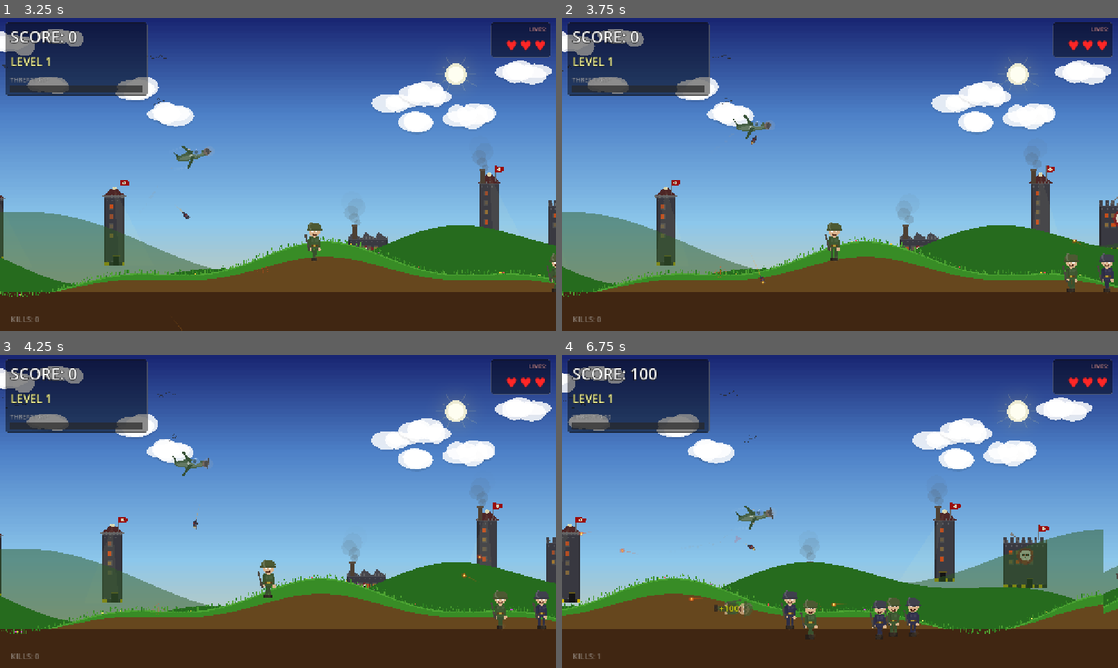
Above: before the commit, frames 1-4 (two rows, left to right).
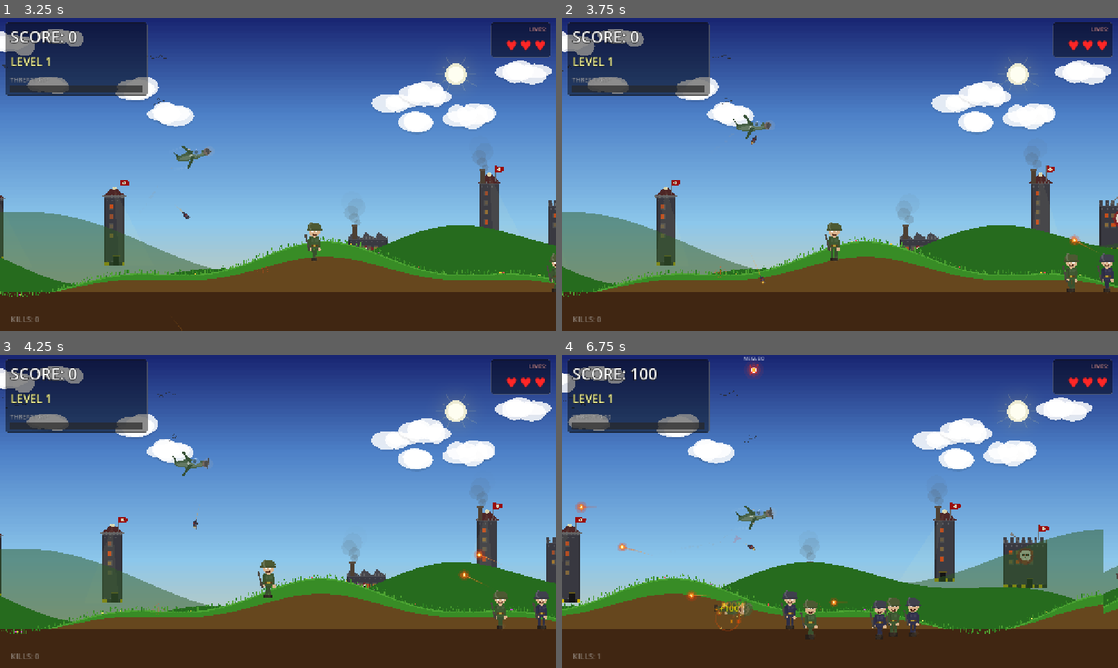
Above: after the commit, the same moments.

Repository: levarimoshe/villain-bomber
Game: Godot game, scene res://scenes/main/game.tscn
The game is run twice, just before and just after one commit, with the same random seed, the same clock (stepped at 60 frames per second) and the same inputs.
Inputs:
- Up to frame 1 (3.25 s): tap Space (drop_bomb) at 0.5, 1.35, 2.85 s; hold Right (move_right) 0.53-1.28 s; hold Space (drop_bomb) 0.53-1.28 s; tap Enter (ui_accept) at 0.77, 1.07, 1.52, 1.82, 3.02 s; hold Down (move_down) 1.28-2.03 s; hold Right (move_right) 2.03-2.78 s; hold Space (drop_bomb) 2.03-2.78 s; hold Up (move_up) from 2.78 s (still down)
- Up to frame 2 (3.75 s): tap Enter (ui_accept) at 3.32 s; release Up (move_up) at 3.53 s; hold Left (move_left) from 3.53 s (still down); hold Space (drop_bomb) from 3.53 s (still down)
- Up to frame 3 (4.25 s): keep holding Left (move_left); keep holding Space (drop_bomb); tap Enter (ui_accept) at 3.77, 4.07 s
- Up to frame 4 (6.75 s): release Space (drop_bomb) at 4.28 s; tap Space (drop_bomb) at 4.35, 5.85 s; tap Enter (ui_accept) at 4.52, 4.82, 6.02, 6.32 s; release Left (move_left) at 5.03 s; hold Down (move_down) 5.03-5.78 s; hold Space (drop_bomb) 5.03-5.78 s; hold Right (move_right) 5.78-6.53 s; hold Up (move_up) from 6.53 s (still down); hold Space (drop_bomb) from 6.53 s (still down)

Frame 1 is identical in both runs. In frame 2, less than 0.1% of the frame differs, in the area x 91-97%, y 69-75%; in frame 3, 0.1%; in frame 4, 0.5%, in the area x 2-52%, y 0-89%.

Commit message:
Brighter bullets, villain death explosions, sky power-up drops
Bullets:
- Much larger glowing ball (14px outer glow) with pulsing animation
- Triple-layer trail: outer red, mid orange, core white
- Way more visible — impossible to miss incoming fire

Villain death:
- Bright flash + expanding red ring on kill
- 16 glowing debris particles bursting outward
- 6 spinning star sparkles
- "BOOM!" text pops up and fades

Power-up drops from sky:
- Every 5-10 seconds a power-up falls from the sky
- Larger with sparkle particle trail
- Glowing pulse effect with 3 layers
- Name label floating above (SHIELD, RAPID FIRE, MEGA BOMB)
- Blinks when about to expire

Co-Authored-By: Claude Opus 4.6 (1M context) <noreply@anthropic.com>

Diff:
--- /dev/null
+++ b/scenes/explosion/villain_death_fx.gd
@@ -0,0 +1,128 @@
+extends Node2D
+## Dramatic death effect when a villain is killed
+
+var elapsed: float = 0.0
+var duration: float = 0.8
+var particles: Array = []
+var stars: Array = []
+var flash_radius: float = 0.0
+
+
+func _ready() -> void:
+	# Blood/debris burst
+	for i in range(16):
+		var angle: float = randf() * TAU
+		var speed: float = randf_range(80.0, 250.0)
+		particles.append({
+			"pos": Vector2.ZERO,
+			"vel": Vector2(cos(angle) * speed, sin(angle) * speed - 60.0),
+			"life": randf_range(0.3, 0.7),
+			"max_life": 0.7,
+			"size": randf_range(2.5, 6.0),
+			"color": [
+				Color(1.0, 0.3, 0.0),
+				Color(1.0, 0.6, 0.0),
+				Color(0.9, 0.15, 0.0),
+				Color(1.0, 0.9, 0.2),
+				Color(0.4, 0.35, 0.25),
+			][randi() % 5],
+		})
+
+	# Star/sparkle effects
+	for i in range(6):
+		var angle: float = randf() * TAU
+		var dist: float = randf_range(15.0, 40.0)
+		stars.append({
+			"pos": Vector2(cos(angle) * dist, sin(angle) * dist - 10),
+			"size": randf_range(4.0, 8.0),
+			"life": randf_range(0.2, 0.5),
+			"max_life": 0.5,
+			"rotation": randf() * TAU,
+		})
+
+	var timer := Timer.new()
+	timer.wait_time = duration
+	timer.one_shot = true
+	timer.timeout.connect(queue_free)
+	add_child(timer)
+	timer.start()
+
+
+func _process(delta: float) -> void:
+	elapsed += delta
+
+	for p in particles:
+		p["vel"].y += 300.0 * delta
+		p["pos"] += p["vel"] * delta
+		p["life"] -= delta
+
+	for s in stars:
+		s["life"] -= delta
+		s["rotation"] += delta * 5.0
+
+	queue_redraw()
+
+
+func _draw() -> void:
+	var t: float = elapsed / duration
+
+	# === BRIGHT FLASH ===
+	if t < 0.15:
+		var flash_t: float = t / 0.15
+		var radius: float = 40.0 * flash_t
+		var alpha: float = (1.0 - flash_t) * 0.9
+		_draw_glow(Vector2.ZERO, radius, Color(1, 0.9, 0.3, alpha))
+		_draw_glow(Vector2.ZERO, radius * 0.5, Color(1, 1, 0.8, alpha))
+
+	# === EXPANDING RED RING ===
+	if t < 0.3:
+		var ring_t: float = t / 0.3
+		var ring_r: float = 50.0 * ring_t
+		var ring_alpha: float = (1.0 - ring_t) * 0.6
+		draw_arc(Vector2.ZERO, ring_r, 0, TAU, 20, Color(1, 0.3, 0.0, ring_alpha), 3.0)
+
+	# === PARTICLES ===
+	for p in particles:
+		if p["life"] > 0:
+			var life_ratio: float = clampf(p["life"] / p["max_life"], 0.0, 1.0)
+			var c: Color = p["color"]
+			c.a = life_ratio
+			var sz: float = p["size"] * life_ratio
+			# Glowing particle
+			_draw_glow(p["pos"], sz * 1.5, Color(c.r, c.g, c.b, c.a * 0.3))
+			draw_rect(Rect2(p["pos"] - Vector2(sz, sz) / 2.0, Vector2(sz, sz)), c)
+
+	# === STARS / SPARKLES ===
+	for s in stars:
+		if s["life"] > 0:
+			var life_ratio: float = clampf(s["life"] / s["max_life"], 0.0, 1.0)
+			var sz: float = s["size"] * life_ratio
+			var rot: float = s["rotation"]
+			_draw_star(s["pos"], sz, rot, Color(1, 1, 0.5, life_ratio))
+
+	# === IMPACT TEXT EFFECT ===
+	if t < 0.4:
+		var text_alpha: float = (1.0 - t / 0.4)
+		var font: Font = ThemeDB.fallback_font
+		var impact_y: float = -20 - t * 30
+		draw_string(font, Vector2(-15, impact_y), "BOOM!", HORIZONTAL_ALIGNMENT_CENTER, -1, 16, Color(1, 0.6, 0.1, text_alpha))
+
+
+func _draw_glow(center: Vector2, radius: float, color: Color) -> void:
+	if radius < 0.5:
+		return
+	var points := PackedVector2Array()
+	var segs: int = 12
+	for i in range(segs + 1):
+		var a: float = float(i) / float(segs) * TAU
+		points.append(center + Vector2(cos(a) * radius, sin(a) * radius))
+	draw_colored_polygon(points, color)
+
+
+func _draw_star(center: Vector2, sz: float, rot: float, color: Color) -> void:
+	var points := PackedVector2Array()
+	for i in range(8):
+		var angle: float = float(i) / 8.0 * TAU + rot
+		var r: float = sz if i % 2 == 0 else sz * 0.3
+		points.append(center + Vector2(cos(angle) * r, sin(angle) * r))
+	draw_colored_polygon(points, color)
--- a/scenes/main/game.gd
+++ b/scenes/main/game.gd
@@ -18,6 +18,7 @@
 
 var screen_shake_amount: float = 0.0
 var screen_shake_decay: float = 0.9
+var power_up_rain_timer: float = 5.0
 
 
 func _ready() -> void:
@@ -100,6 +101,13 @@
 	var ground_y := 590.0
 	ground_collider.global_position = Vector2(camera.global_position.x, ground_y)
 
+	# Power-up rain from the sky every 5-10 seconds
+	if GameState.game_phase == &"playing":
+		power_up_rain_timer -= delta
+		if power_up_rain_timer <= 0:
+			power_up_rain_timer = randf_range(5.0, 10.0)
+			_spawn_sky_power_up()
+
 
 func _spawn_villain() -> void:
 	if GameState.game_phase != &"playing":
@@ -145,6 +153,9 @@
 	GameState.add_score(points)
 	var multiplier: int = GameState.get_combo_multiplier()
 	_spawn_score_popup(pos, points * multiplier)
+
+	# Spawn a mini explosion at the villain's death position
+	_spawn_villain_death_effect(pos)
 
 	# Chance to spawn power-up
 	if randf() < 0.12:
@@ -277,5 +288,27 @@
 	add_child(pu)
 
 
+func _spawn_sky_power_up() -> void:
+	var PowerUpScript: GDScript = preload("res://scenes/powerup/powerup.gd")
+	var pu := Node2D.new()
+	pu.set_script(PowerUpScript)
+	# Spawn above the camera view, ahead of the player
+	var cam_x: float = camera.global_position.x
+	pu.global_position = Vector2(cam_x + randf_range(-200, 400), -30)
+	var types: Array = ["shield", "rapid_fire", "mega_bomb"]
+	pu.power_type = types[randi() % types.size()]
+	pu.from_sky = true
+	add_child(pu)
+
+
+func _spawn_villain_death_effect(pos: Vector2) -> void:
+	# Mini explosion at villain position
+	var VillainDeathScript: GDScript = preload("res://scenes/explosion/villain_death_fx.gd")
+	var fx := Node2D.new()
+	fx.set_script(VillainDeathScript)
+	fx.global_position = pos
+	explosions_container.add_child(fx)
+
+
 func _get_ground_y_approx(world_x: float) -> float:
 	return 580.0 - (sin(world_x * 0.005) * 45.0 + sin(world_x * 0.013) * 20.0) - 10.0
--- a/scenes/powerup/powerup.gd
+++ b/scenes/powerup/powerup.gd
@@ -1,10 +1,13 @@
 extends Node2D
 
-var power_type: String = "shield"  # shield, rapid_fire, mega_bomb
+var power_type: String = "shield"
 var spin_angle: float = 0.0
 var bob_time: float = 0.0
-var lifetime: float = 8.0
-var collect_radius: float = 30.0
+var lifetime: float = 12.0
+var collect_radius: float = 35.0
+var from_sky: bool = false
+var fall_speed: float = 45.0
+var sparkle_particles: Array = []
 
 var TYPE_COLORS: Dictionary = {
 	"shield": Color(0.2, 0.5, 1.0),
@@ -12,17 +15,51 @@
 	"mega_bomb": Color(1.0, 0.2, 0.1),
 }
 
+var TYPE_NAMES: Dictionary = {
+	"shield": "SHIELD",
+	"rapid_fire": "RAPID FIRE",
+	"mega_bomb": "MEGA BOMB",
+}
+
+
+func _ready() -> void:
+	add_to_group(&"powerup")
+	if from_sky:
+		fall_speed = 55.0
+		lifetime = 15.0
+
 
 func _physics_process(delta: float) -> void:
 	if GameState.game_phase == &"paused":
 		return
 
-	spin_angle += delta * 4.0
+	spin_angle += delta * 4.5
 	bob_time += delta
 	lifetime -= delta
 
-	# Float downward slowly
-	position.y += 30.0 * delta
+	# Fall downward
+	position.y += fall_speed * delta
+
+	# Spawn sparkle trail
+	if randf() < 0.4:
+		sparkle_particles.append({
+			"pos": Vector2(randf_range(-12, 12), randf_range(-12, 12)),
+			"life": 0.6,
+			"max_life": 0.6,
+			"size": randf_range(1.5, 4.0),
+		})
+
+	# Update sparkles
+	var i: int = 0
+	while i < sparkle_particles.size():
+		sparkle_particles[i]["life"] -= delta
+		sparkle_particles[i]["pos"].y -= 20.0 * delta
+		if sparkle_particles[i]["life"] <= 0:
+			sparkle_particles.remove_at(i)
+		else:
+			i += 1
+	while sparkle_particles.size() > 20:
+		sparkle_particles.remove_at(0)
 
 	# Check collection by player
 	var player_node: Node = get_tree().get_first_node_in_group(&"player")
@@ -36,45 +73,64 @@
 
 	queue_redraw()
 
-	if lifetime <= 0 or position.y > 700:
+	if lifetime <= 0 or position.y > 750:
 		queue_free()
 
 
 func _draw() -> void:
 	var color: Color = TYPE_COLORS.get(power_type, Color.WHITE)
-	var bob: float = sin(bob_time * 3.0) * 4.0
+	var bob: float = sin(bob_time * 3.0) * 5.0
+	var pulse: float = 0.85 + 0.15 * sin(bob_time * 5.0)
 
-	# Outer glow
-	_draw_glow(Vector2(0, bob), 18.0, Color(color.r, color.g, color.b, 0.15))
-	_draw_glow(Vector2(0, bob), 12.0, Color(color.r, color.g, color.b, 0.3))
+	# === SPARKLE PARTICLES ===
+	for sp in sparkle_particles:
+		if sp["life"] > 0:
+			var alpha: float = sp["life"] / sp["max_life"]
+			var sz: float = sp["size"] * alpha
+			_draw_glow(sp["pos"], sz, Color(color.r, color.g, color.b, alpha * 0.5))
 
-	# Spinning diamond shape
+	# === OUTER GLOW (pulsing) ===
+	_draw_glow(Vector2(0, bob), 28.0 * pulse, Color(color.r, color.g, color.b, 0.08))
+	_draw_glow(Vector2(0, bob), 20.0 * pulse, Color(color.r, color.g, color.b, 0.15))
+	_draw_glow(Vector2(0, bob), 14.0 * pulse, Color(color.r, color.g, color.b, 0.25))
+
+	# === SPINNING DIAMOND ===
 	var points := PackedVector2Array()
-	for i in range(4):
-		var angle: float = spin_angle + float(i) * PI / 2.0
-		points.append(Vector2(cos(angle) * 10, sin(angle) * 10 + bob))
+	for i_pt in range(4):
+		var angle: float = spin_angle + float(i_pt) * PI / 2.0
+		var r: float = 12.0 * pulse
+		points.append(Vector2(cos(angle) * r, sin(angle) * r + bob))
 	draw_colored_polygon(points, color)
 
-	# Inner bright core
-	_draw_glow(Vector2(0, bob), 5.0, Color(1, 1, 1, 0.8))
+	# === INNER BRIGHT CORE ===
+	_draw_glow(Vector2(0, bob), 6.0, Color(1, 1, 1, 0.85))
 
-	# Icon based on type
+	# === TYPE ICON ===
 	match power_type:
 		"shield":
-			# Small shield shape
-			draw_arc(Vector2(0, bob), 6.0, PI * 0.2, PI * 0.8, 6, Color.WHITE, 2.0)
+			draw_arc(Vector2(0, bob), 7.0, PI * 0.15, PI * 0.85, 8, Color.WHITE, 2.5)
+			draw_line(Vector2(-5, bob + 3), Vector2(0, bob + 7), Color.WHITE, 2.0)
+			draw_line(Vector2(5, bob + 3), Vector2(0, bob + 7), Color.WHITE, 2.0)
 		"rapid_fire":
-			# Lightning bolt
-			draw_line(Vector2(-2, bob - 4), Vector2(1, bob), Color.WHITE, 2.0)
-			draw_line(Vector2(1, bob), Vector2(-1, bob + 1), Color.WHITE, 2.0)
-			draw_line(Vector2(-1, bob + 1), Vector2(2, bob + 5), Color.WHITE, 2.0)
+			draw_line(Vector2(-3, bob - 5), Vector2(1, bob), Color.WHITE, 2.5)
+			draw_line(Vector2(1, bob), Vector2(-2, bob + 1), Color.WHITE, 2.5)
+			draw_line(Vector2(-2, bob + 1), Vector2(3, bob + 6), Color.WHITE, 2.5)
 		"mega_bomb":
-			# Explosion icon
-			_draw_glow(Vector2(0, bob), 4.0, Color(1, 0.5, 0, 0.8))
+			_draw_glow(Vector2(0, bob), 5.0, Color(1, 0.5, 0, 0.9))
+			_draw_glow(Vector2(0, bob), 3.0, Color(1, 0.8, 0.2, 0.9))
 
-	# Fade out near end of lifetime
-	if lifetime < 2.0:
-		modulate.a = lifetime / 2.0
+	# === NAME LABEL (floating above) ===
+	var name_text: String = TYPE_NAMES.get(power_type, "")
+	var font: Font = ThemeDB.fallback_font
+	var label_y: float = bob - 22
+	draw_string(font, Vector2(-25, label_y), name_text, HORIZONTAL_ALIGNMENT_CENTER, 50, 10, Color(1, 1, 1, 0.7))
+
+	# Fade out near end
+	if lifetime < 3.0:
+		var blink: float = sin(bob_time * 10.0)
+		modulate.a = 0.3 + 0.7 * clampf(lifetime / 3.0, 0.0, 1.0) * (0.5 + 0.5 * blink)
+	else:
+		modulate.a = 1.0
 
 
 func _draw_glow(center: Vector2, radius: float, color: Color) -> void:
@@ -82,7 +138,7 @@
 		return
 	var pts := PackedVector2Array()
 	var segs: int = 12
-	for i in range(segs + 1):
-		var a: float = float(i) / float(segs) * TAU
+	for i_seg in range(segs + 1):
+		var a: float = float(i_seg) / float(segs) * TAU
 		pts.append(center + Vector2(cos(a) * radius, sin(a) * radius))
 	draw_colored_polygon(pts, color)
--- a/scenes/villain/bullet.gd
+++ b/scenes/villain/bullet.gd
@@ -1,9 +1,11 @@
 extends Node2D
+## Enemy bullet — bright red/orange tracer with thick glowing trail
 
 var velocity: Vector2 = Vector2.ZERO
-var lifetime: float = 4.0
+var lifetime: float = 5.0
 var trail_points: Array = []
-var hit_radius: float = 18.0
+var hit_radius: float = 20.0
+var glow_time: float = 0.0
 
 
 func _ready() -> void:
@@ -15,12 +17,13 @@
 		return
 
 	position += velocity * delta
-	velocity.y += 50.0 * delta  # slight gravity on bullets
+	velocity.y += 40.0 * delta
 	lifetime -= delta
+	glow_time += delta
 
-	# Trail
+	# Store trail
 	trail_points.append(Vector2(global_position.x, global_position.y))
-	if trail_points.size() > 10:
+	if trail_points.size() > 18:
 		trail_points.remove_at(0)
 
 	# Check distance to player
@@ -35,27 +38,42 @@
 
 	queue_redraw()
 
-	if lifetime <= 0 or global_position.y < -100 or global_position.y > 800:
+	if lifetime <= 0 or global_position.y < -200 or global_position.y > 900:
 		queue_free()
 
 
 func _draw() -> void:
-	# Bullet glow
-	_draw_glow(Vector2.ZERO, 6.0, Color(1.0, 0.2, 0.05, 0.25))
-	_draw_glow(Vector2.ZERO, 3.5, Color(1.0, 0.5, 0.1, 0.6))
-	_draw_glow(Vector2.ZERO, 1.8, Color(1.0, 1.0, 0.5, 1.0))
+	var pulse: float = 0.7 + 0.3 * sin(glow_time * 15.0)
 
-	# Trail
-	for i in range(trail_points.size() - 1):
-		var from_local: Vector2 = trail_points[i] - global_position
-		var to_local: Vector2 = trail_points[i + 1] - global_position
-		var t: float = float(i) / float(trail_points.size())
-		draw_line(from_local, to_local, Color(1.0, 0.3, 0.05, t * 0.5), 1.5 + t)
+	# === THICK GLOWING TRAIL ===
+	if trail_points.size() > 1:
+		for i in range(trail_points.size() - 1):
+			var from_local: Vector2 = trail_points[i] - global_position
+			var to_local: Vector2 = trail_points[i + 1] - global_position
+			var t: float = float(i) / float(trail_points.size())
+			# Outer glow trail (wide, faint)
+			draw_line(from_local, to_local, Color(1.0, 0.2, 0.0, t * 0.25), 6.0 * t)
+			# Inner bright trail
+			draw_line(from_local, to_local, Color(1.0, 0.5, 0.1, t * 0.6), 3.0 * t)
+			# Core white trail
+			draw_line(from_local, to_local, Color(1.0, 0.9, 0.5, t * 0.4), 1.5 * t)
+
+	# === BULLET HEAD — large glowing ball ===
+	# Outer red glow
+	_draw_glow(Vector2.ZERO, 14.0 * pulse, Color(1.0, 0.15, 0.0, 0.2))
+	# Mid orange glow
+	_draw_glow(Vector2.ZERO, 9.0 * pulse, Color(1.0, 0.35, 0.05, 0.45))
+	# Inner bright
+	_draw_glow(Vector2.ZERO, 5.0, Color(1.0, 0.6, 0.15, 0.85))
+	# Hot core
+	_draw_glow(Vector2.ZERO, 2.5, Color(1.0, 1.0, 0.7, 1.0))
 
 
 func _draw_glow(center: Vector2, radius: float, color: Color) -> void:
+	if radius < 0.5:
+		return
 	var points := PackedVector2Array()
-	var segs := 10
+	var segs: int = 12
 	for i in range(segs + 1):
 		var a: float = float(i) / float(segs) * TAU
 		points.append(center + Vector2(cos(a) * radius, sin(a) * radius))
